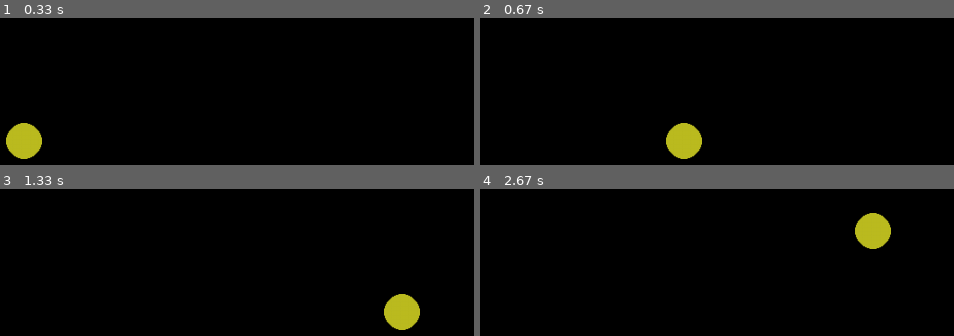
Above: before the commit, frames 1-4 (two rows, left to right).
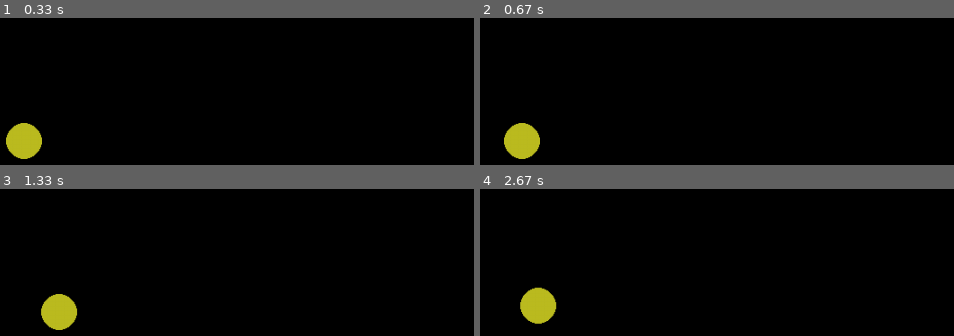
Above: after the commit, the same moments.

Repository: denalisk/pygame_experiments
Game: pygame game, started from hello.py
The game is run twice, just before and just after one commit, with the same random seed, the same clock (stepped at 60 frames per second) and the same inputs.
Inputs:
- Up to frame 1 (0.33 s): no input
- Up to frame 2 (0.67 s): hold Space from 0.33 s (still down); hold Right from 0.33 s (still down)
- Up to frame 3 (1.33 s): release Space at 0.8 s; release Right at 0.8 s; hold Right 0.83-1.3 s
- Up to frame 4 (2.67 s): hold Up 1.33-1.63 s; hold Right 1.67-2.13 s; hold Left from 2.17 s (still down)

Frame 1 is identical in both runs. In frame 2, 3.0% of the frame differs, in the area x 5-47%, y 71-96%; in frame 3, 3.0%; in frame 4, 3.0%, in the area x 8-87%, y 16-92%.

Commit message:
minor changes to Constants to see how the work on a different machine

Diff:
--- a/hello.py
+++ b/hello.py
@@ -5,10 +5,11 @@
 
 # Easy access variables to adjust player traits
 PlayerSize = 20;
-PlayerSpeed = 5.0;
+PlayerSpeed = 0.35;
 WindowSize = 1000;
 ProctileSpeed = PlayerSpeed * 5;
 ProctileSize = PlayerSize/2.0;
+BoostFactor = 3;
 
 
 class Player:
@@ -39,7 +40,8 @@
         if currentKeyState[pygame.K_LEFT]:
             self.vector[0] += -1;
         if currentKeyState[pygame.K_SPACE]:
-            self.speed  *= 2;
+            print("pressed space");
+            self.speed  *= BoostFactor;
         self.move();
 
     def update(self, gameScreen):
@@ -118,7 +120,7 @@
     while playing:
         newGame.process_input();
         newGame.update();
-        if counter % 40 == 0:
+        if counter % 1000 == 0:
             print("tick " + str(counter));
         counter += 1;
 
